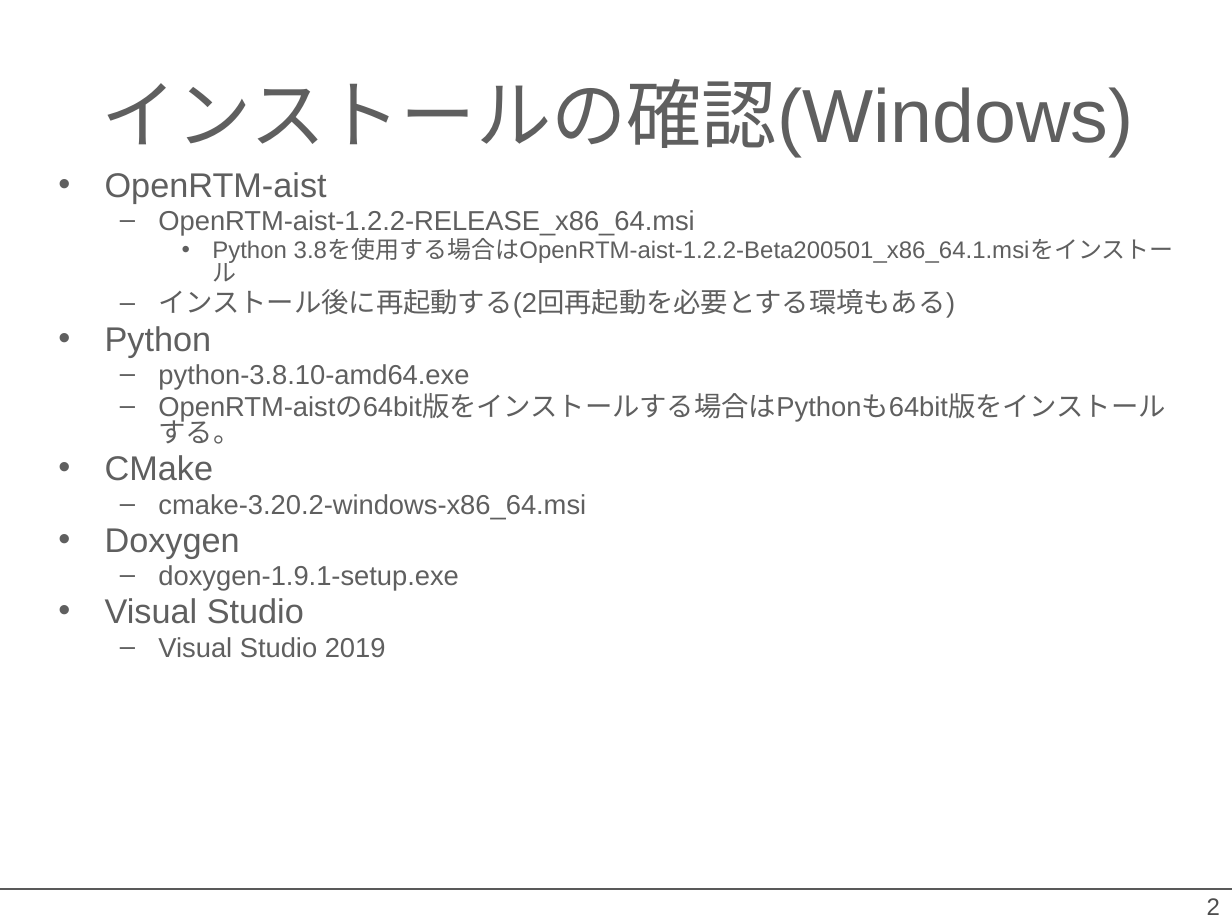
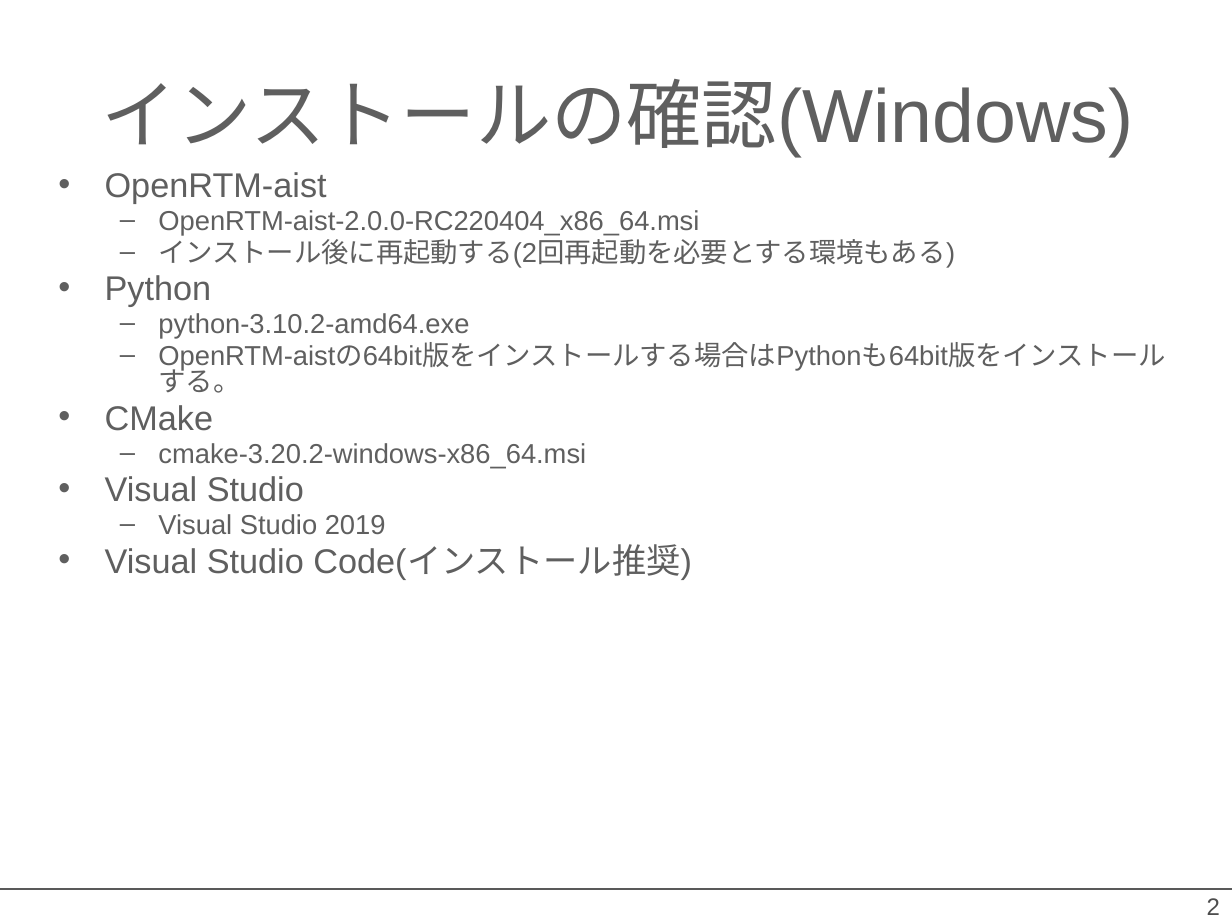
Before and after one commit to OpenRTM/RTM_Tutorial, a slide deck: slide 2 of ppt/インストールの確認.pptx. Drawn at 1232x924 pixels with LibreOffice and Linux fonts; fonts in the diff are those of the drawing; background and template pictures are left out. Boxes give left, top, right and bottom in pixels: in the first picture for what was removed or moved away, otherwise in the second. Text is boxed around its words. In the diff, an @@ line names an element or a change of style, - is before the commit and + after.

```diff
--- a/ppt/インストールの確認.pptx
+++ b/ppt/インストールの確認.pptx
@@ text at (158,210,699,236): text changed; size 14 to 16 pt @@
-  – OpenRTM-aist-1.2.2-RELEASE_x86_64.msi
-    • Python 3.8を使用する場合はOpenRTM-aist-1.2.2-Beta200501_x86_64.1.msiをインストール
+  – OpenRTM-aist-2.0.0-RC220404_x86_64.msi
@@ text at (158,313,469,339): text changed @@
-  – python-3.8.10-amd64.exe
+  – python-3.10.2-amd64.exe
@@ text at (105,528,458,591): paragraphs removed @@
-• Doxygen
-  – doxygen-1.9.1-setup.exe
@@ text at (105,545,692,579): paragraph added @@
+• Visual Studio Code(インストール推奨)
```
Also in this commit, not shown: 2 other slides changed, 1 other file.
